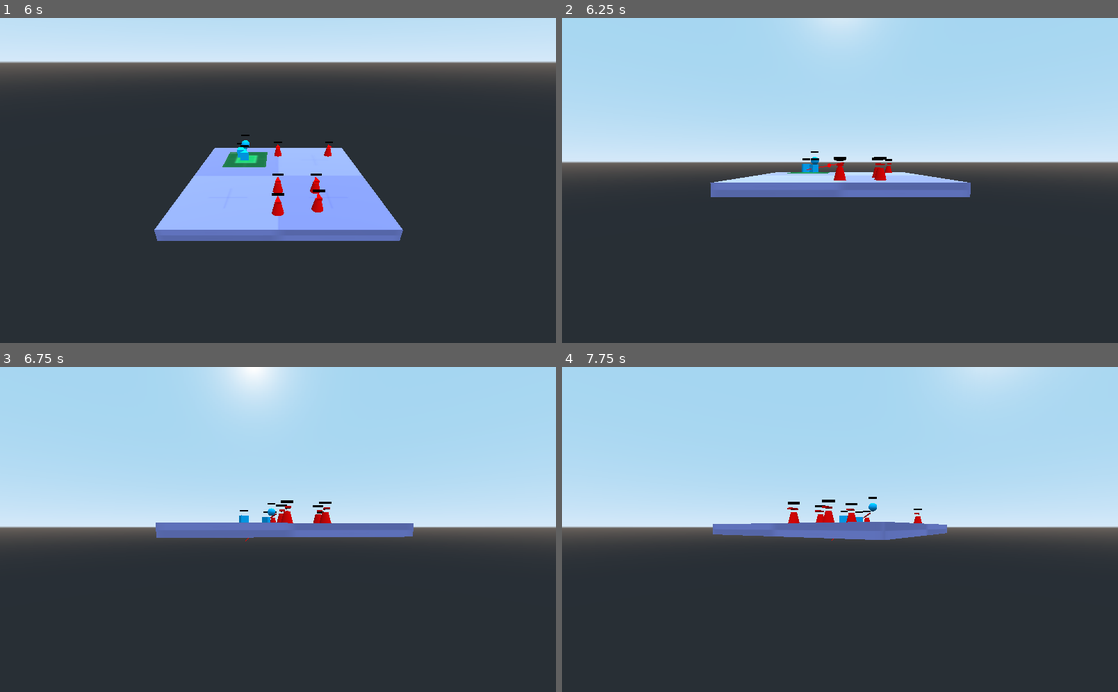
Above: before the commit, frames 1-4 (two rows, left to right).
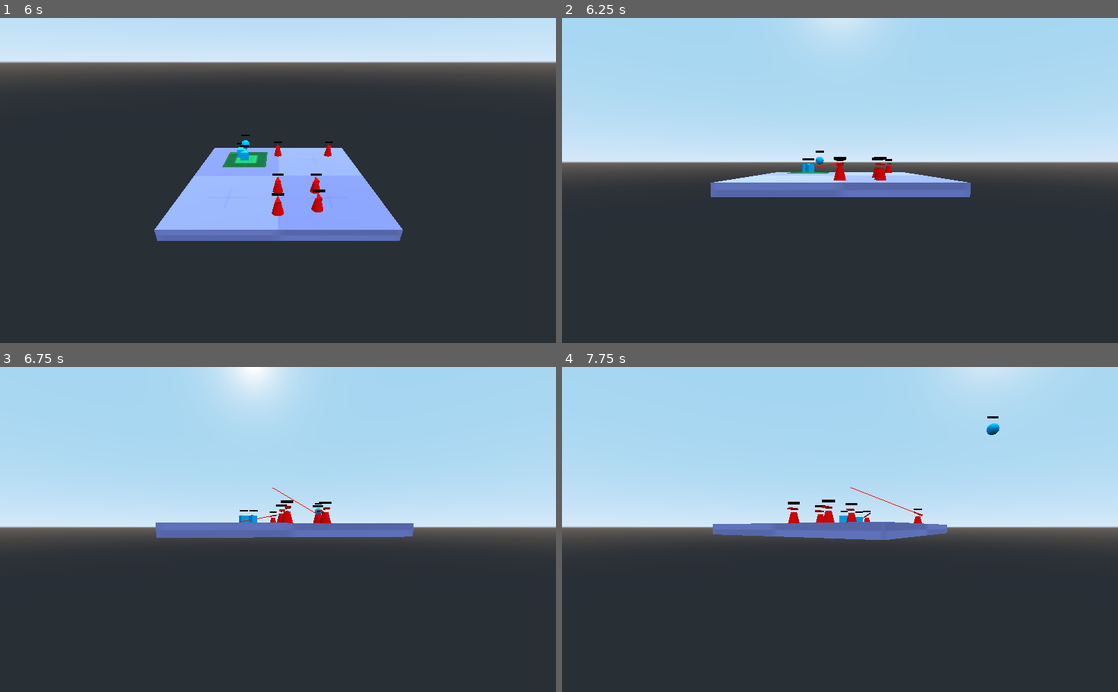
Above: after the commit, the same moments.

Repository: andresTapari/bug_rush
Game: Godot game, scene res://lvls/dev_lvl_combat.tscn
The game is run twice, just before and just after one commit, with the same random seed, the same clock (stepped at 60 frames per second) and the same inputs. The engine's default icon, where the game draws it, is replaced by a stand-in: a white triangle on a blue panel in a dark square.
Inputs (mouse positions are in pixels of both pictures, inside the frame that each line leads up to):
- Up to frame 1 (6 s): click "-" at 0.5 s; click "+" at 1.25 s; click "-" at 2 s; click "+" at 2.75 s; click "-" at 3.5 s; click "+" at 4.25 s; click "Atacar" at 5 s; move the mouse to (400, 164) at 5.77 s; hold S (cam_down) from 5.78 s (still down); click (400, 164) at 5.92 s
- Up to frame 2 (6.25 s): keep holding S (cam_down)
- Up to frame 3 (6.75 s): move the mouse to (166, 545) at 6.52 s; release S (cam_down) at 6.53 s; tap A (cam_left) at 6.6 s; click (166, 545) at 6.67 s
- Up to frame 4 (7.75 s): move the mouse to (895, 458) at 7.27 s; hold D (cam_right) from 7.28 s (still down); click (895, 458) at 7.42 s

Frame 1 is identical in both runs. In frame 2, 0.1% of the frame differs, in the area x 43-50%, y 40-48%; in frame 3, 0.2%, in the area x 43-58%, y 37-54%; in frame 4, 0.2%.

Commit message:
Actualizar UNIT_CLASESS.gd y unit.gd

Diff:
--- a/prototype_tapa/script/globals/UNIT_CLASESS.gd
+++ b/prototype_tapa/script/globals/UNIT_CLASESS.gd
@@ -10,18 +10,18 @@
 				 "Health": 10,
 				 "Damage": 2,
 				 "Armor": 5,
-				 "Speed":15
+				 "Speed":5
 				}
 
 var cubo = 		{"Type": classes.cubo
 				,"Health": 20,
 				"Damage": 1,
 				"Armor": 5,
-				"Speed":2 }
+				"Speed": 2 }
 
 var esfera = 	{"Type": classes.esfera,
 				 "Health": 5,
-				 "Damage": 5,
-				 "Armor": 5,
+				 "Damage": 7,
+				 "Armor": 0,
 				 "Speed":6
 				}
--- a/prototype_tapa/script/unit.gd
+++ b/prototype_tapa/script/unit.gd
@@ -41,7 +41,8 @@
 		if ready_to_hit and temp.is_in_group("enemy"):
 			temp.hurt(damage)
 			ready_to_hit = false
-			#si es esfera explota
+			if clase == UNIT_STATS.classes.esfera:
+				queue_free()
 			$Timer.start()
 	velocity.y += gravity * delta
 	velocity = move_and_slide(velocity, Vector3.UP)
@@ -69,6 +70,7 @@
 	damage 		 = _value["Damage"]
 	armor		 = _value["Armor"]
 	speed		 = _value["Speed"]
+	clase		 = _value["Type"]
 	match _value["Type"]:
 		UNIT_STATS.classes.triangulo:
 			$Mallas/Triangulo.visible = true
